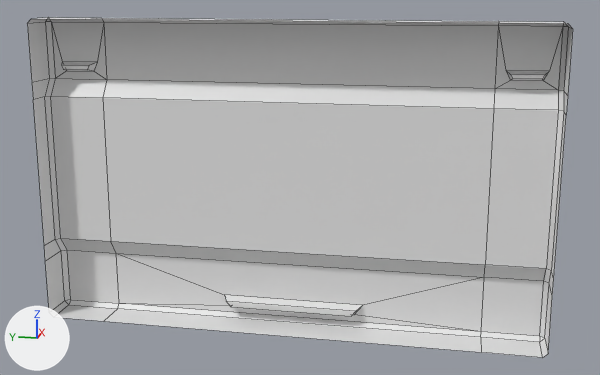
One commit to the FBX model FPS Demo/Assets/Users/Ira/models/wall_panel01.FBX: the scene before it, then after it.
One viewpoint serves both versions: a 50 mm lens placed at (-3.42, -0.76, 1.55), pointed at (0.09, -0.05, 0.67). Lighting does not change. The marker at lower left points along +X, +Y and +Z. Mesh edges are drawn as thin lines.
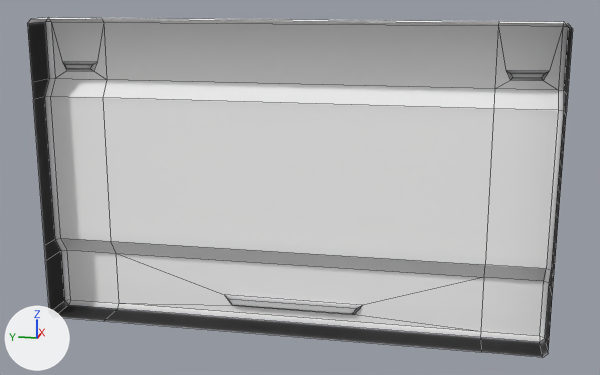
Diff of the bpy script that builds the scene:
```diff
--- a/FPS Demo/Assets/Users/Ira/models/wall_panel01.FBX.py
+++ b/FPS Demo/Assets/Users/Ira/models/wall_panel01.FBX.py
@@ img_wall_panel_01_mr_jpg @@
+img_wall_panel_01_mr_jpg = load_image('wall_panel_01_mr.jpg', '_unpacked/wall_panel_01_mr.jpg', 512, 512, 'sRGB')
@@ mat_wall_panel_01_mr @@
+mat_wall_panel_01_mr = principled_material('wall_panel_01_mr')
+mat_wall_panel_01_mr.texture = img_wall_panel_01_mr_jpg
+mat_wall_panel_01_mr.roughness = 0.859
@@ me_mesh @@
 me_mesh.from_pydata(...)  # 88 vertices, 79 faces; spans x 0.0..0.18, y -1.15..1.15, z 0.0..1.4
 # used by ob_box031; location = (0.0, 0.0, 0.0)
 # before: 80 (0.13, 0.93, 1.19) at pixel (88, 65), 81 (0.13, 1.07, 1.19) at pixel (61, 65), 82 (0.13, 1.06, 1.17) at pixel (63, 69), 83 (0.13, 0.94, 1.17) at pixel (87, 69)
+# me_mesh part 1
+for i in [*range(80, 84)]: me_mesh.vertices[i].co += Vector((0.03, 0.0, 0.0))
+me_mesh.materials.append(mat_wall_panel_01_mr)  # picture img_wall_panel_01_mr_jpg
```

What differs and where, as boxes [x1, y1, x2, y2] in the pictures (600 x 375 px; the box of a moved part takes in the faces that stretch with it):
'Box031', recoloured, reshaped: [27, 17, 573, 358] in both
part 1 of me_mesh, moved or reshaped: before [61, 62, 97, 71]; after [63, 62, 97, 71]
